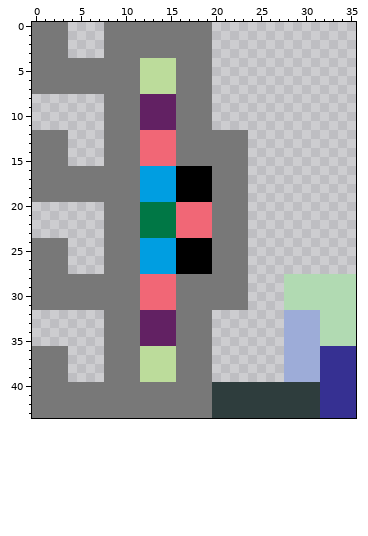
File history of a pixel-art sprite, Resources/Enemy/Enemy-Pew Up.png. The first picture shows the starting point.
The file is 36x44 pixels.
And afterwards:
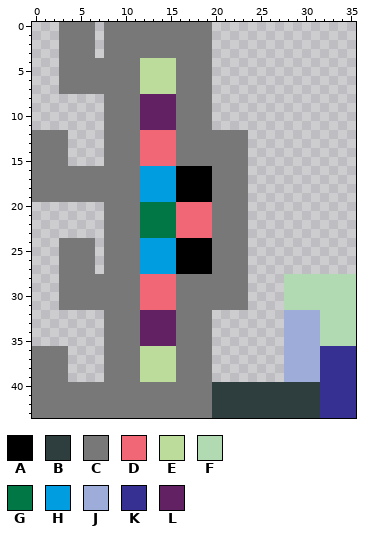
Palette (. is transparent): A #000000  B #2e3d3d  C #787878  D #f16776  E #bcdc9b  F #b1dab2  G #007745  H #009ee1  J #9dacd8  K #363092  L #622163
Change:
There is now colour C in rows 0 to 3 at x 4 to 6; in rows 24 to 27 at x 4 to 6.
Colour C is removed in rows 0 to 7 at x 0 to 2; in rows 24 to 31 at x 0 to 2.
Changed places in both pictures, as pixel boxes (x1, y1, x2, y2):
changed: (32, 22, 95, 94)
changed: (32, 238, 95, 310)
